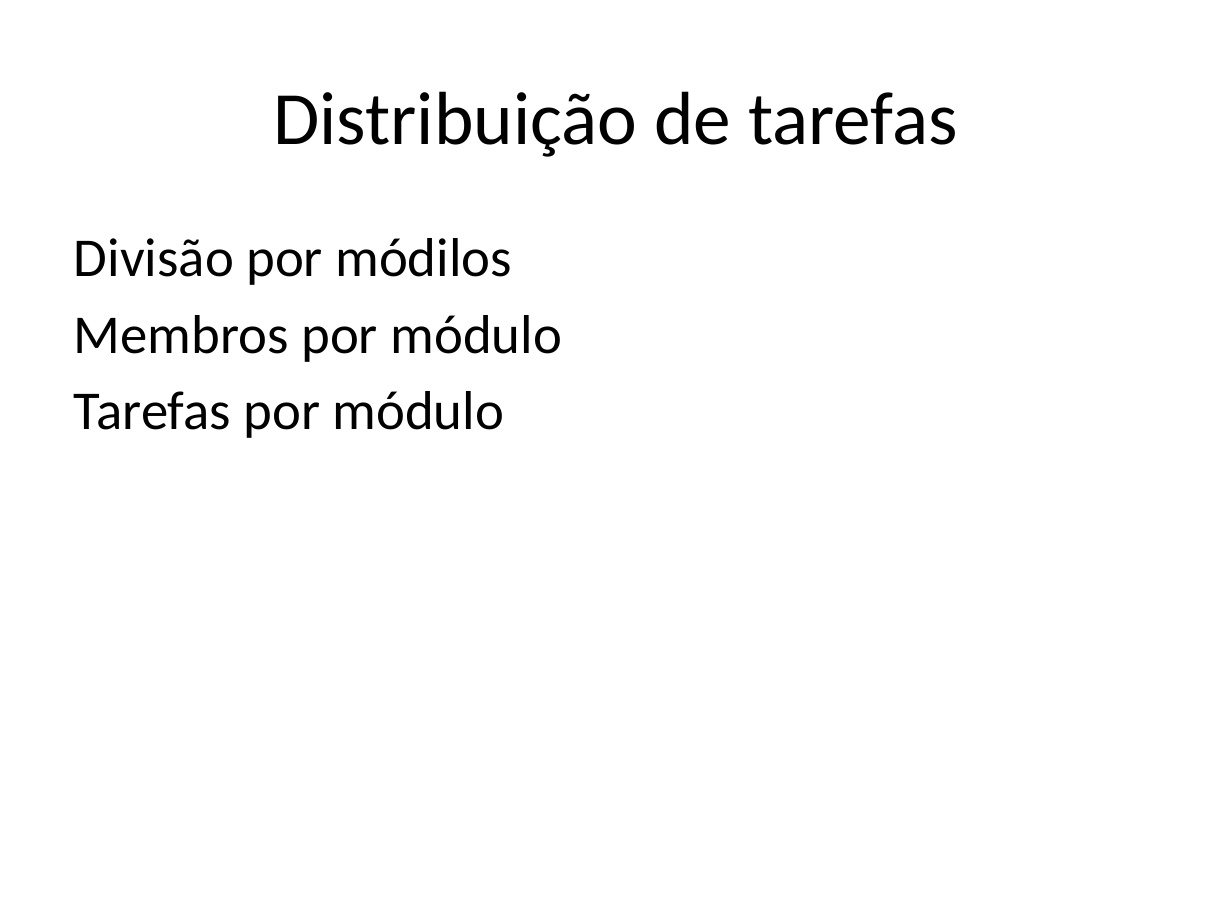
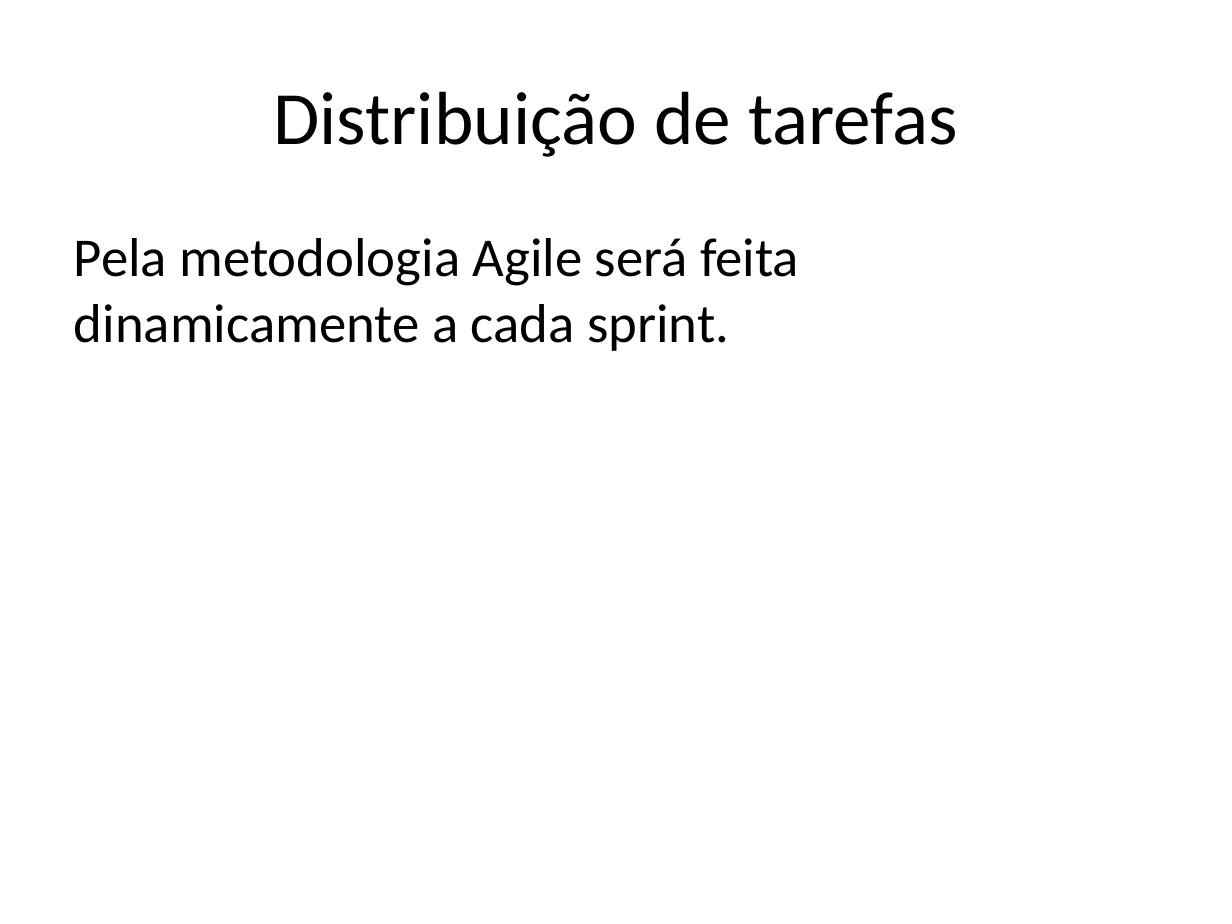
Before and after one commit to Meshotron2/comunication, a slide deck: slide 10 of m1-presentation/presentation.pptx. Drawn at 1232x924 pixels with LibreOffice and Linux fonts; fonts in the diff are those of the drawing. Boxes give left, top, right and bottom in pixels: in the first picture for what was removed or moved away, otherwise in the second. Text is boxed around its words. In the diff, an @@ line names an element or a change of style, - is before the commit and + after.

```diff
--- a/m1-presentation/presentation.pptx
+++ b/m1-presentation/presentation.pptx
@@ text at box(74, 238, 799, 351): text changed @@
-Divisão por módilos
-Membros por módulo
-Tarefas por módulo
+Pela metodologia Agile será feita dinamicamente a cada sprint.
```
Also in this commit, not shown: 3 other slides changed, 4 slides added, 4 slides removed, 2 other files.
